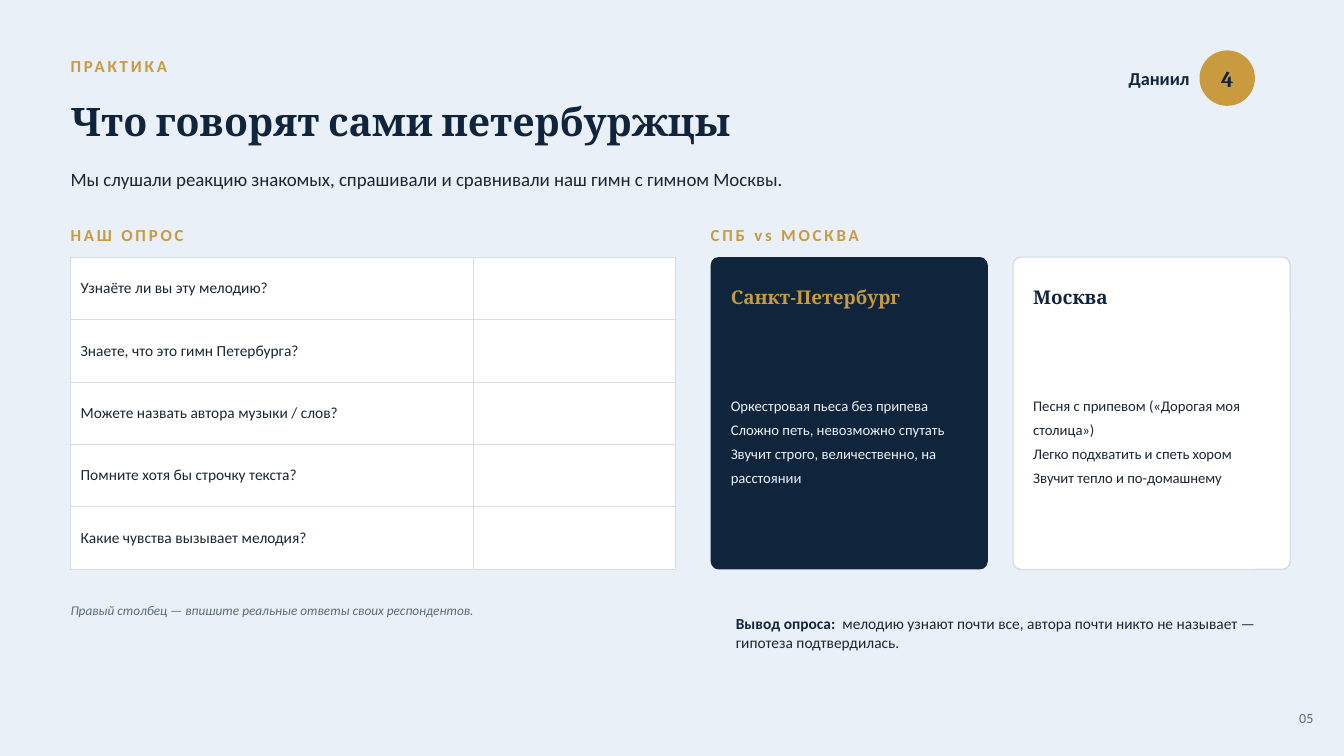
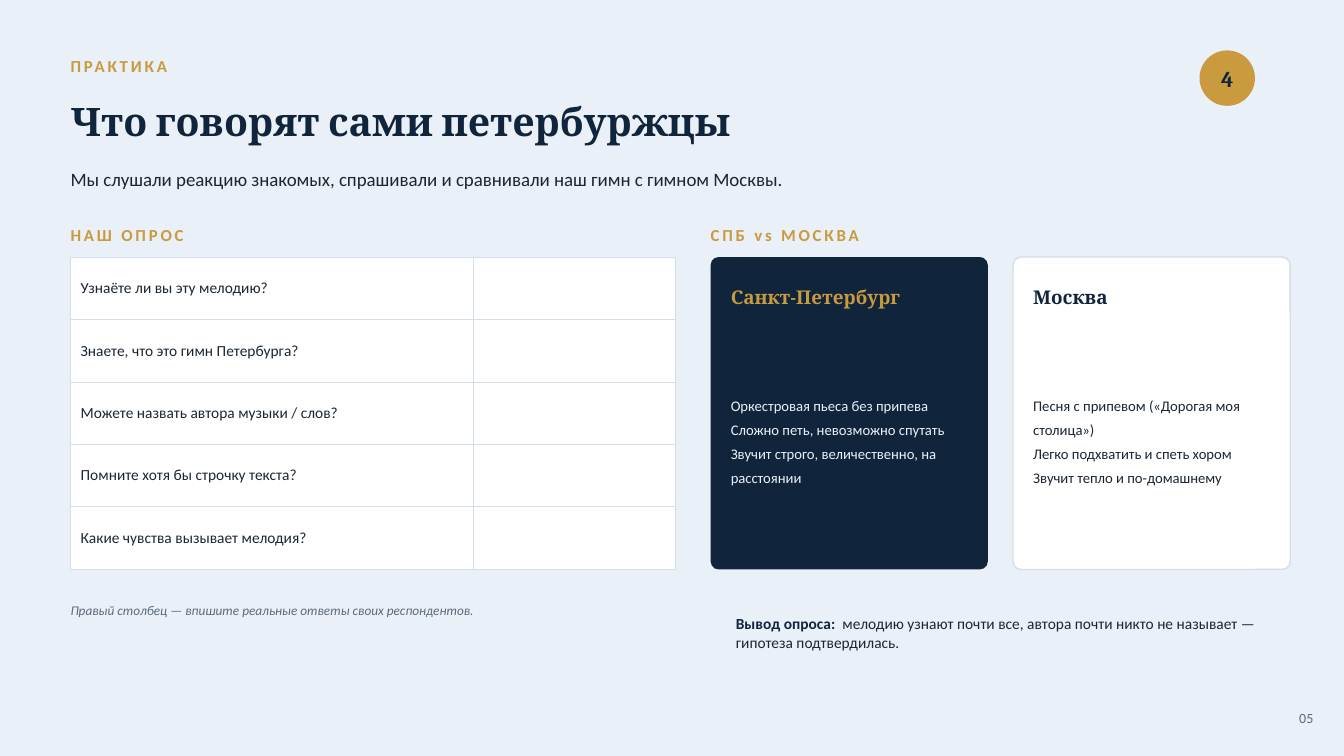
Before and after one commit to zxcozonofficial-dev/fluxtrap, a slide deck: slide 5 of Гимн_Санкт-Петербурга_презентация.pptx. Drawn at 1344x756 pixels with LibreOffice and Linux fonts; fonts in the diff are those of the drawing. Boxes give left, top, right and bottom in pixels: in the first picture for what was removed or moved away, otherwise in the second. Text is boxed around its words. In the diff, an @@ line names an element or a change of style, - is before the commit and + after.

```diff
--- a/Гимн_Санкт-Петербурга_презентация.pptx
+++ b/Гимн_Санкт-Петербурга_презентация.pptx
@@ text removed at <box>1129,73,1190,88</box> @@
-Даниил
```
Also in this commit, not shown: 4 other slides changed, 3 other files.
